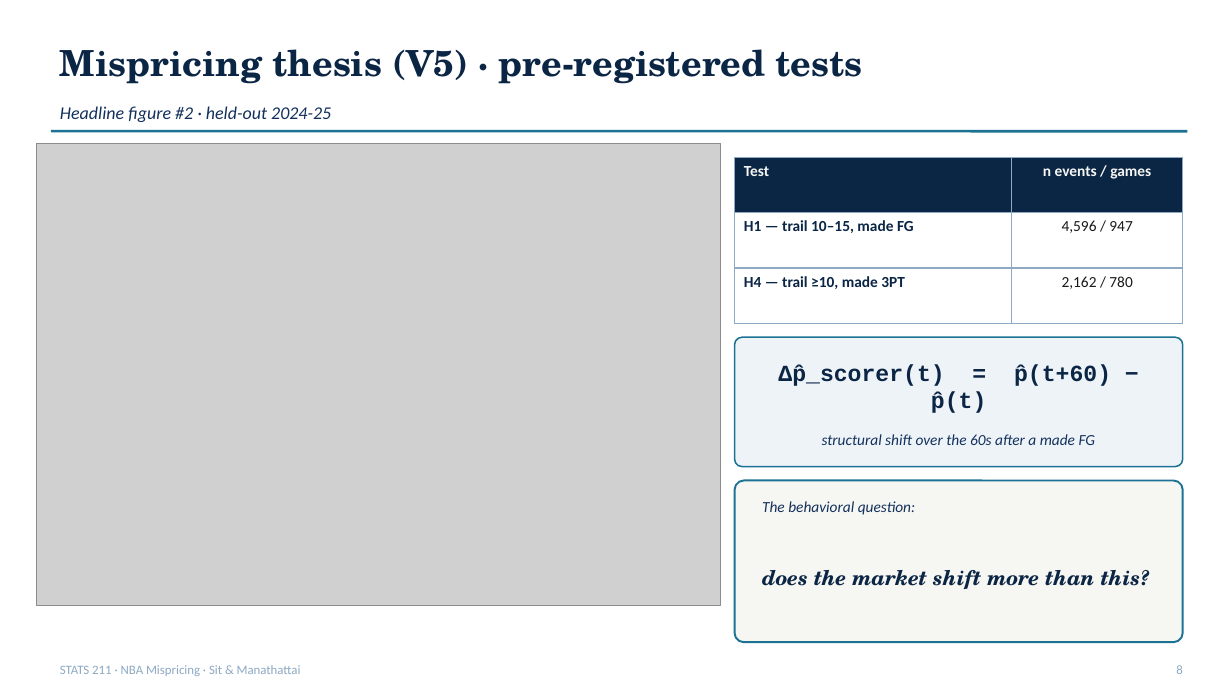
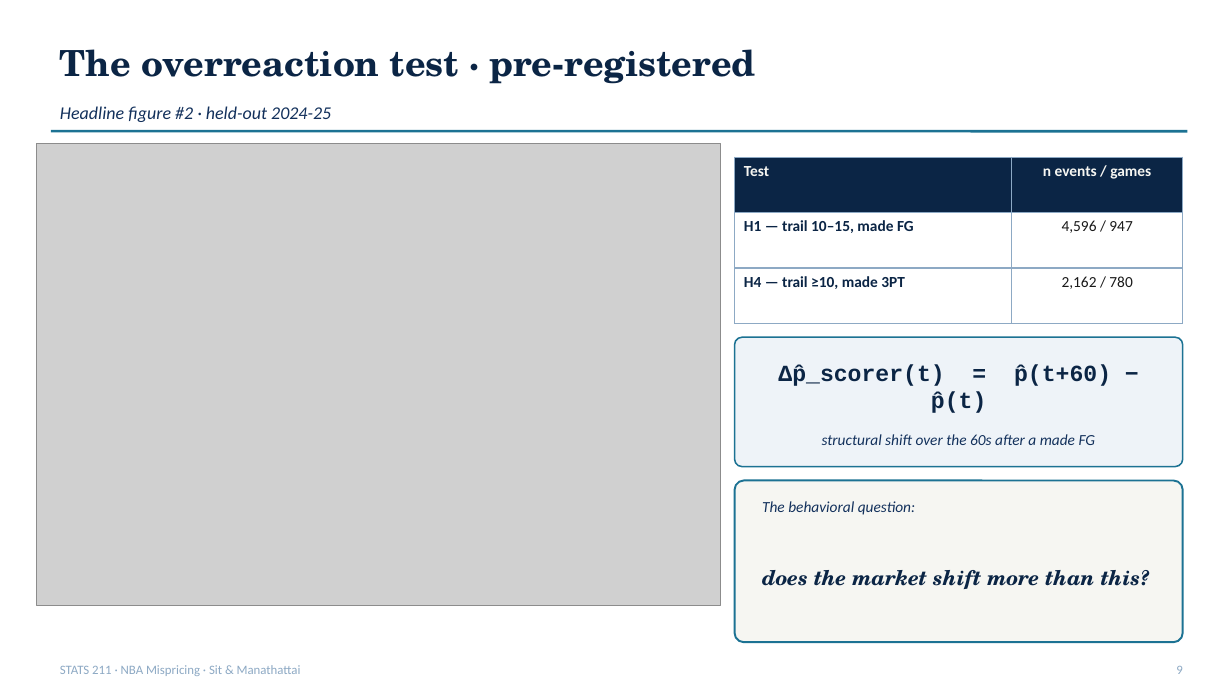
Before and after one commit to ivan-sit/live-nba-market-mispricing-detection, a slide deck: slide 9 of slides/final_deck.pptx (slide 8 before the commit). Drawn at 1232x693 pixels with LibreOffice and Linux fonts; fonts in the diff are those of the drawing; grey boxes stand for pictures. Boxes give left, top, right and bottom in pixels: in the first picture for what was removed or moved away, otherwise in the second. Text is boxed around its words. In the diff, an @@ line names an element or a change of style, - is before the commit and + after.

```diff
--- a/slides/final_deck.pptx
+++ b/slides/final_deck.pptx
@@ text at <box>60,49,755,84</box>: text changed @@
-Mispricing thesis (V5) · pre-registered tests
+The overreaction test · pre-registered
@@ text at <box>1176,666,1182,674</box>: text changed @@
-8
+9
```
Also in this commit, not shown: 9 other slides changed, 2 slides added, 1 slide removed, 3 other files.
